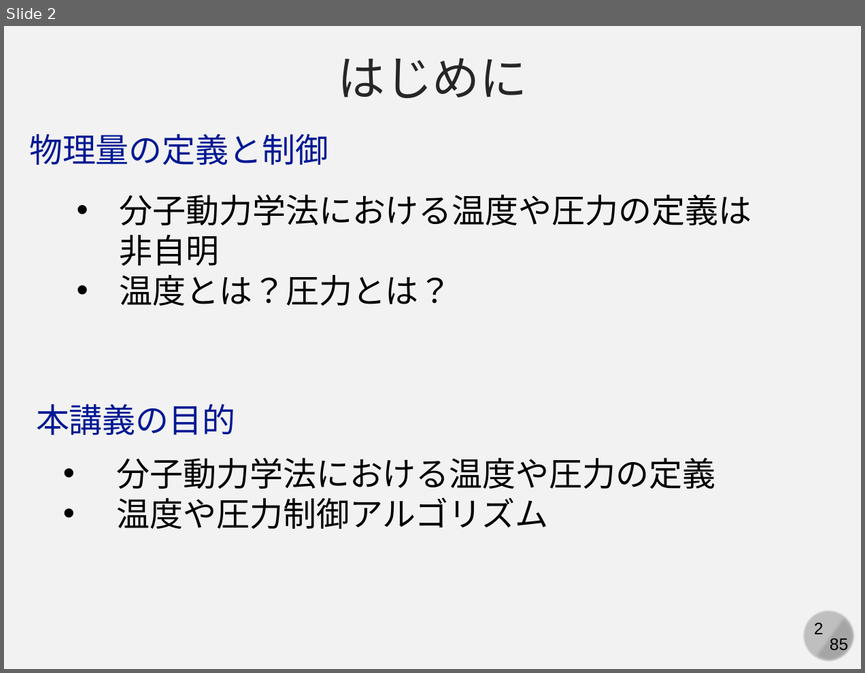
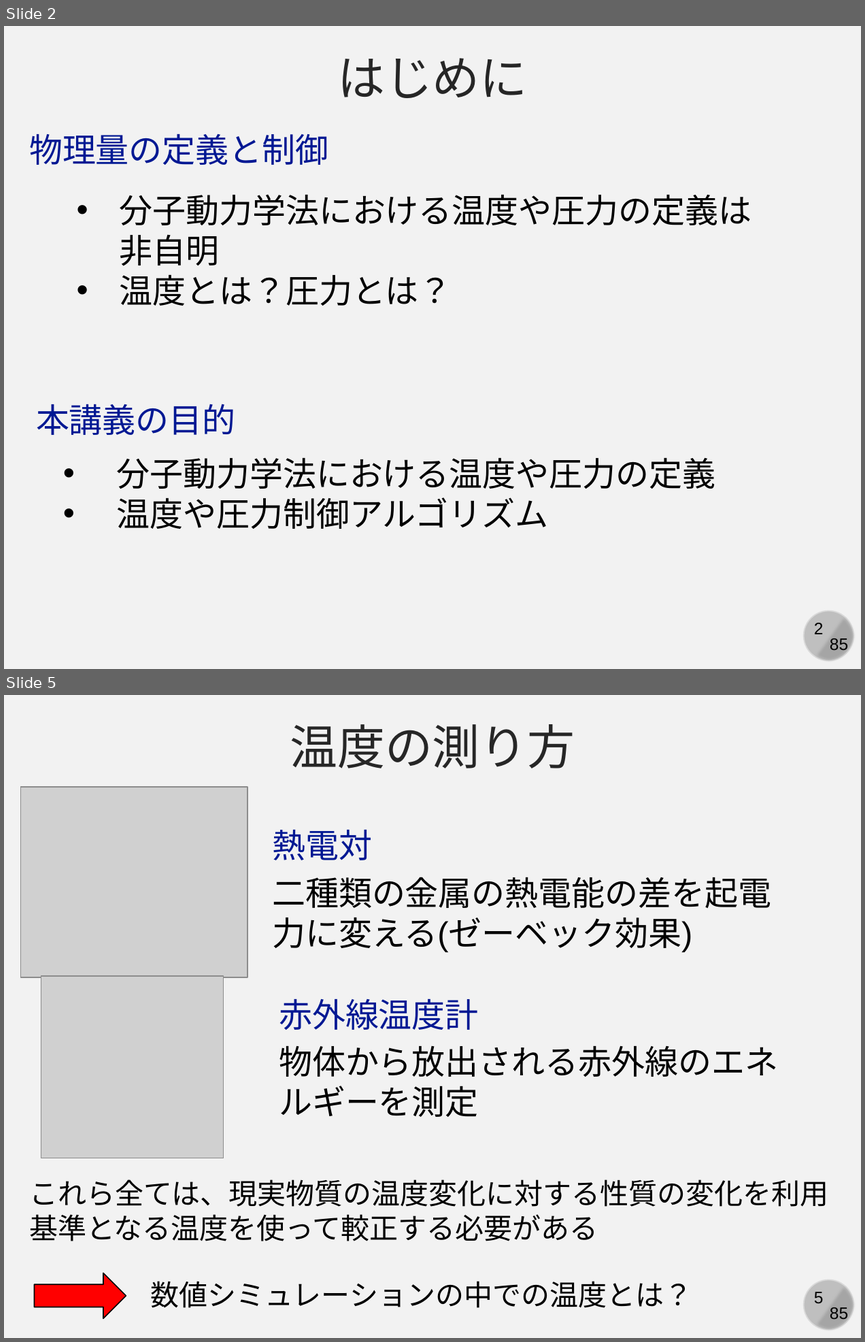
Before and after one commit to kaityo256/simulation_engineering, a slide deck: 06_md_observable/simulation06.pptx. Shown one above the other, each under a label of ours: slide 2 before the commit, slides 2 and 5 after it; the slides between them are not shown. The pictures are 865x673 and 865x1342 pixels, drawn with LibreOffice and Linux fonts; fonts in the diff are those of the drawing; grey boxes stand for pictures. Boxes give left, top, right and bottom in pixels: in the first picture for what was removed or moved away, otherwise in the second. Text is boxed around its words. In the diff, an @@ line names an element or a change of style, - is before the commit and + after.

```diff
--- a/06_md_observable/simulation06.pptx
+++ b/06_md_observable/simulation06.pptx
@@ slide 5 added at bbox=[4, 695, 861, 1338], background #F2F2F2; not listed: 4 template elements that a slide beside it also shows @@
@@ text added at bbox=[290, 724, 575, 768], 40 pt, text #262626 @@
+温度の測り方
@@ picture added at bbox=[21, 787, 248, 977] @@
@@ text added at bbox=[272, 829, 372, 860], 28 pt, text #011893 @@
+熱電対
@@ text added at bbox=[272, 877, 771, 952], 28 pt, text #000000 @@
+二種類の金属の熱電能の差を起電力に変える(ゼーベック効果)
@@ picture added at bbox=[41, 976, 224, 1159] @@
@@ text added at bbox=[279, 998, 479, 1030], 28 pt, text #011893 @@
+赤外線温度計
@@ text added at bbox=[279, 1046, 778, 1117], 28 pt, text #000000 @@
+物体から放出される赤外線のエネルギーを測定
@@ text added at bbox=[29, 1179, 828, 1241], 24 pt, text #000000 @@
+これら全ては、現実物質の温度変化に対する性質の変化を利用
+基準となる温度を使って較正する必要がある
@@ right arrow added at bbox=[34, 1272, 126, 1318], fill #FF0000, outline #000000 1 pt @@
@@ text added at bbox=[151, 1280, 692, 1308], 24 pt, text #000000 @@
+数値シミュレーションの中での温度とは？
```
Also in this commit, not shown: 2 other slides added.
